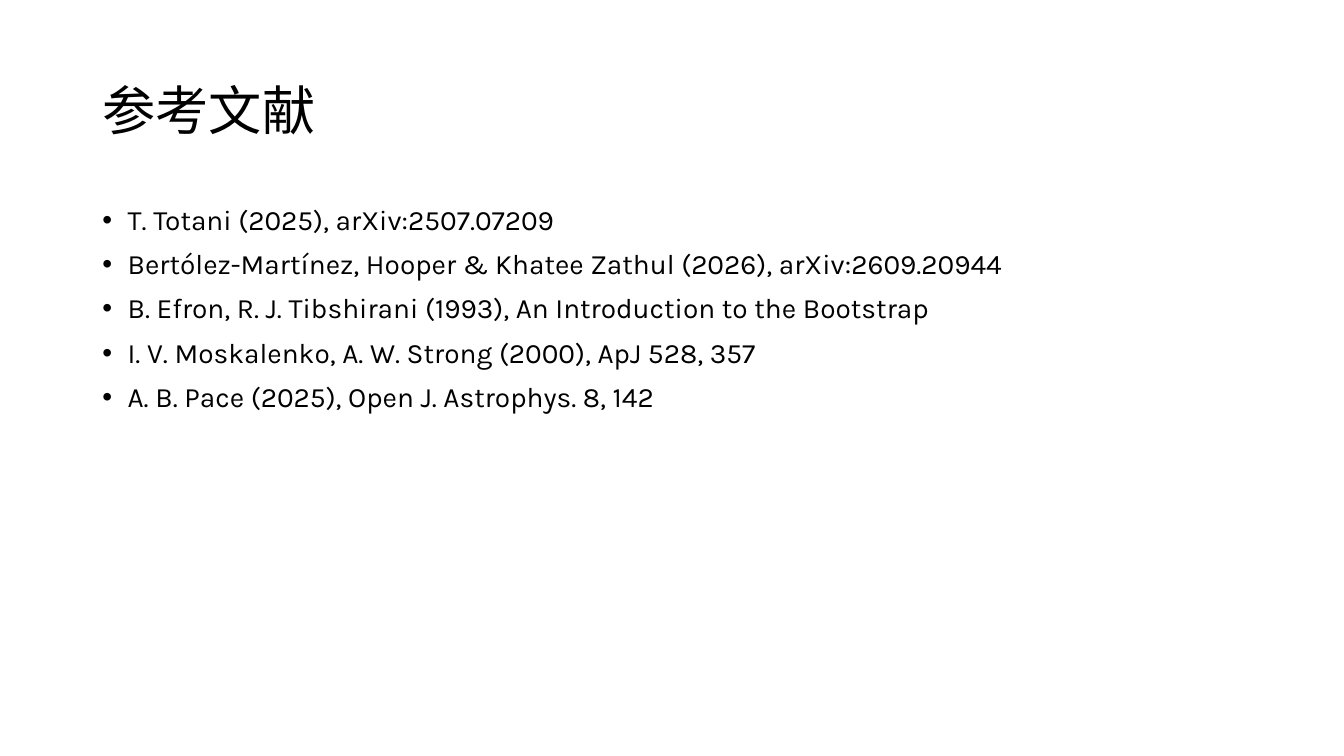
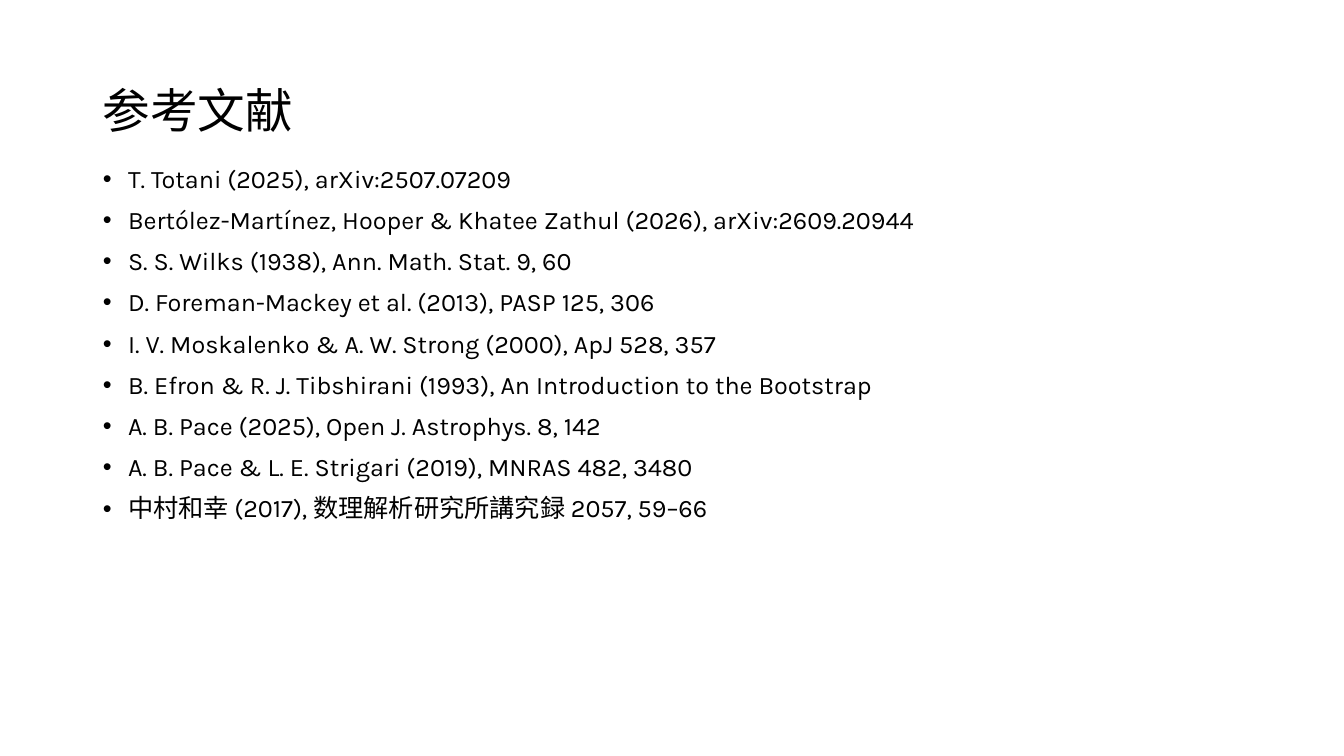
Before and after one commit to Mikann20041029/darkmatter-slides, a slide deck: slide 35 of slides/2026-10-02_研究進捗報告.pptx (slide 18 before the commit). Drawn at 1344x756 pixels with LibreOffice and Linux fonts; fonts in the diff are those of the drawing. Boxes give left, top, right and bottom in pixels: in the first picture for what was removed or moved away, otherwise in the second. Text is boxed around its words. In the diff, an @@ line names an element or a change of style, - is before the commit and + after.

```diff
--- a/slides/2026-10-02_研究進捗報告.pptx
+++ b/slides/2026-10-02_研究進捗報告.pptx
@@ title "参考文献" at (102, 87, 292, 132): size 38 to 34 pt @@
@@ text "T. Totani (2025), arXiv:2507.07209": place and size @@
-text "T. Totani (2025), arXiv:2507.07209" at (128, 210, 1002, 414)
+text "T. Totani (2025), arXiv:2507.07209" at (128, 170, 913, 520)
@@ text at (128, 170, 913, 442): size 20 to 18 pt in "T. Totani (2025), arXiv:2507.07209", "Bertólez-Martínez, Hooper & Khatee Zathul (2026), arXiv:2609 ...", "A. B. Pace (2025), Open J. Astrophys. ..." @@
@@ text at (128, 252, 872, 400): text changed; size 20 to 18 pt @@
-• B. Efron, R. J. Tibshirani (1993), An Introduction to the Bootstrap
-• I. V. Moskalenko, A. W. Strong (2000), ApJ 528, 357
+• S. S. Wilks (1938), Ann. Math. Stat. 9, 60
+• D. Foreman-Mackey et al. (2013), PASP 125, 306
+• I. V. Moskalenko & A. W. Strong (2000), ApJ 528, 357
+• B. Efron & R. J. Tibshirani (1993), An Introduction to the Bootstrap
@@ text at (128, 458, 708, 520): paragraphs added @@
+• A. B. Pace & L. E. Strigari (2019), MNRAS 482, 3480
+• 中村和幸 (2017), 数理解析研究所講究録 2057, 59–66
```
Also in this commit, not shown: 10 other slides changed, 24 slides added, 7 slides removed, 4 other files.
